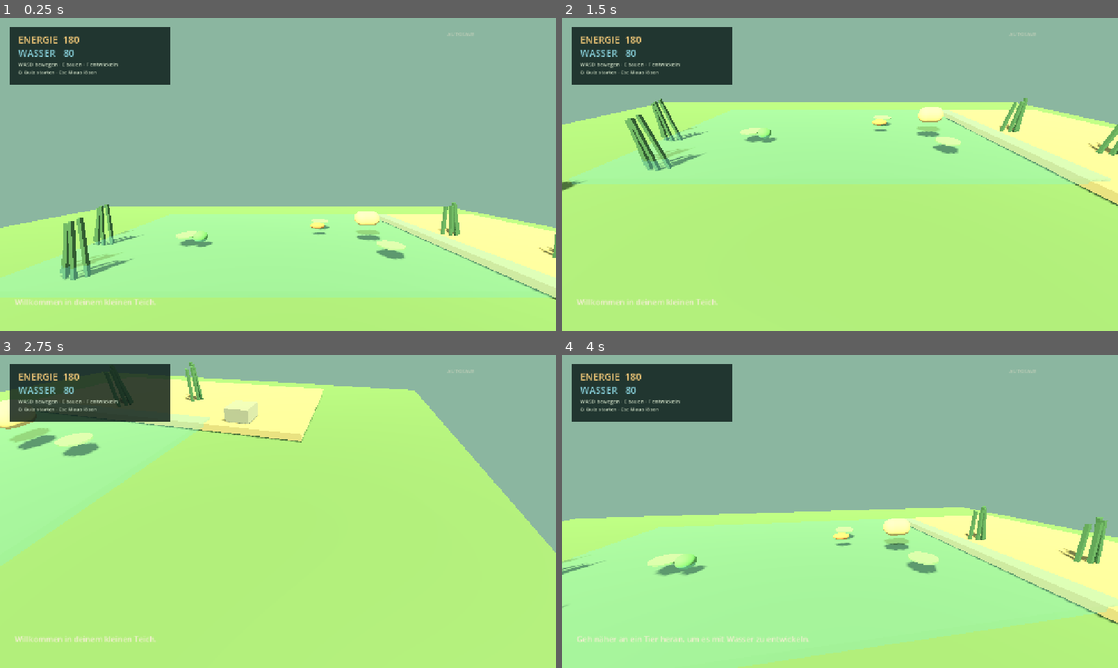
Above: before the commit, frames 1-4 (two rows, left to right).
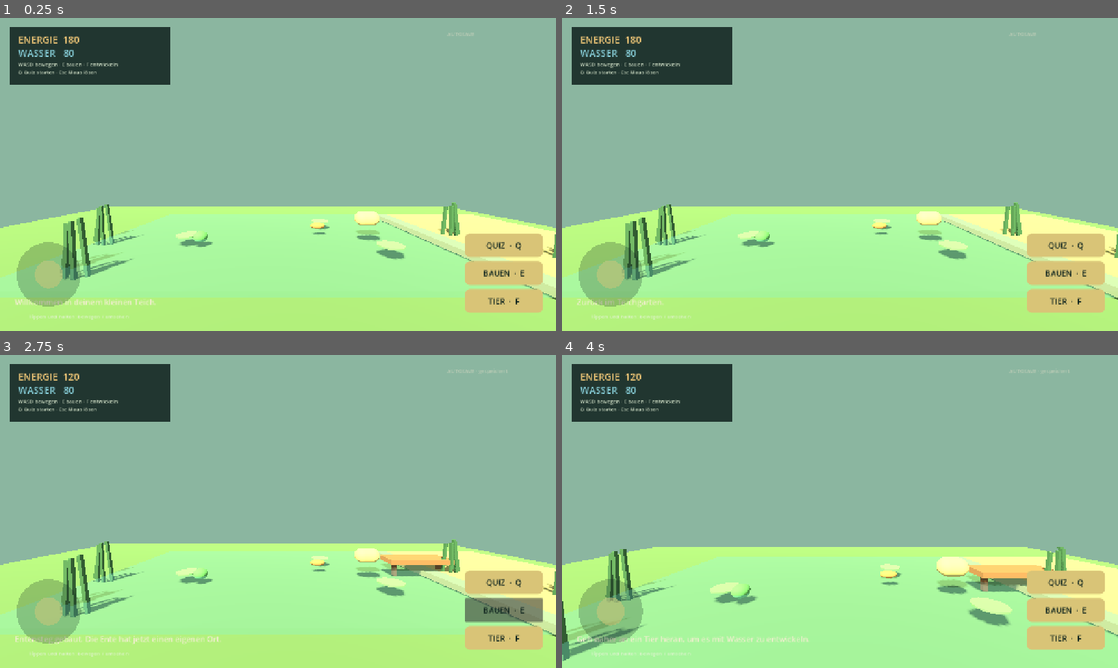
Above: after the commit, the same moments.

Repository: makopipokam/manualai.org
Game: Godot game, scene res://main.tscn
Same seed, same stepped clock (60 frames per second), same inputs: the game is played once before the commit and once after it.
Inputs (mouse positions are in pixels of both pictures, inside the frame that each line leads up to):
- Up to frame 1 (0.25 s): no input
- Up to frame 2 (1.5 s): click (1067, 246) at 0.5 s, where only the run after the commit has a clickable "QUIZ · Q"; click (840, 230) at 1.25 s, where only the run after the commit has a clickable "Zurück zum Teich"
- Up to frame 3 (2.75 s): click (505, 611) at 2 s, where only the run after the commit has a clickable "BAUEN · E"
- Up to frame 4 (4 s): click (1067, 636) at 2.75 s, where only the run after the commit has a clickable "TIER · F"; tap Enter at 3.5 s; move the mouse to (867, 511) at 3.52 s; hold W (forward) from 3.53 s (still down); tap F (feed) at 3.6 s

The runs differ from the first frame. In frame 1, 5.1% of the frame differs, in the area x 3-98%, y 68-97%; in frame 2, 58%; in frame 3, 67%, in the area x 0-100%, y 2-97%; in frame 4, 30%.

Commit message:
Make the pond prototype mobile first

Diff:
--- a/godot/pwnd-prototype/scripts/main.gd
+++ b/godot/pwnd-prototype/scripts/main.gd
@@ -3,6 +3,7 @@
 const PlayerScript = preload("res://scripts/player.gd")
 const AnimalScript = preload("res://scripts/animal.gd")
 const QuizPanelScript = preload("res://scripts/quiz_panel.gd")
+const MobileControlsScript = preload("res://scripts/mobile_controls.gd")
 const SAVE_PATH := "user://pwnd_save.json"
 var player: PwndPlayer
 var animals: Array[PwndAnimal] = []
@@ -13,6 +14,7 @@
 var hud_water: Label
 var message: Label
 var quiz_panel: PwndQuizPanel
+var mobile_controls: PwndMobileControls
 var save_hint: Label
 
 func _ready() -> void:
@@ -132,9 +134,15 @@
 	message.size = Vector2(900, 40)
 	message.autowrap_mode = TextServer.AUTOWRAP_WORD_SMART
 	save_hint = _label(layer, Vector2(1030, 28), "AUTOSAVE", 12, Color("#b9cbb5"))
+	mobile_controls = MobileControlsScript.new()
+	layer.add_child(mobile_controls)
+	mobile_controls.move_changed.connect(player.set_mobile_move)
+	mobile_controls.look_changed.connect(player.apply_touch_look)
+	mobile_controls.action_pressed.connect(_on_mobile_action)
 	quiz_panel = QuizPanelScript.new()
 	layer.add_child(quiz_panel)
 	quiz_panel.completed.connect(_on_quiz_completed)
+	quiz_panel.closed.connect(_on_quiz_closed)
 
 func _label(parent: Node, position: Vector2, text: String, size: int, color: Color) -> Label:
 	var label := Label.new()
@@ -155,9 +163,28 @@
 
 func _open_quiz() -> void:
 	quiz_panel.open_quiz()
+	mobile_controls.hide()
 	player.set_physics_process(false)
 	Input.mouse_mode = Input.MOUSE_MODE_VISIBLE
 	_update_hud("Quiz geöffnet. Wähle eine Antwort.")
+
+func _on_mobile_action(action: String) -> void:
+	if quiz_panel.visible:
+		return
+	match action:
+		"quiz":
+			_open_quiz()
+		"build":
+			_build_dock()
+		"develop":
+			_upgrade_nearest_animal()
+
+func _on_quiz_closed() -> void:
+	player.set_physics_process(true)
+	mobile_controls.show()
+	if not DisplayServer.is_touchscreen_available():
+		Input.mouse_mode = Input.MOUSE_MODE_CAPTURED
+	_update_hud("Zurück im Teichgarten.")
 
 func _on_quiz_completed(correct: bool, _feedback: String) -> void:
 	if correct:
--- /dev/null
+++ b/godot/pwnd-prototype/scripts/mobile_controls.gd
@@ -0,0 +1,111 @@
+class_name PwndMobileControls
+extends Control
+
+signal move_changed(value: Vector2)
+signal look_changed(delta: Vector2)
+signal action_pressed(action: String)
+
+var joystick_center := Vector2.ZERO
+var joystick_radius := 74.0
+var joystick_knob := Vector2.ZERO
+var joystick_touch := -1
+var look_touch := -1
+var last_look_position := Vector2.ZERO
+var action_buttons: Array[Button] = []
+
+func _ready() -> void:
+	set_anchors_and_offsets_preset(Control.PRESET_FULL_RECT)
+	mouse_filter = Control.MOUSE_FILTER_STOP
+	_build_action_buttons()
+	queue_redraw()
+
+func _notification(what: int) -> void:
+	if what == NOTIFICATION_RESIZED:
+		queue_redraw()
+
+func _build_action_buttons() -> void:
+	var column := VBoxContainer.new()
+	column.set_anchors_preset(Control.PRESET_BOTTOM_RIGHT)
+	column.position = Vector2(-210, -224)
+	column.size = Vector2(180, 204)
+	column.add_theme_constant_override("separation", 10)
+	add_child(column)
+	_add_action_button(column, "QUIZ  ·  Q", "quiz")
+	_add_action_button(column, "BAUEN  ·  E", "build")
+	_add_action_button(column, "TIER  ·  F", "develop")
+	var hint := Label.new()
+	hint.text = "Tippen und halten: bewegen / umsehen"
+	hint.horizontal_alignment = HORIZONTAL_ALIGNMENT_CENTER
+	hint.add_theme_font_size_override("font_size", 12)
+	hint.add_theme_color_override("font_color", Color(0.9, 0.95, 0.84, 0.82))
+	hint.set_anchors_preset(Control.PRESET_BOTTOM_LEFT)
+	hint.position = Vector2(28, -42)
+	hint.size = Vector2(260, 28)
+	add_child(hint)
+
+func _add_action_button(parent: Container, text: String, action: String) -> void:
+	var button := Button.new()
+	button.text = text
+	button.custom_minimum_size = Vector2(180, 54)
+	button.add_theme_font_size_override("font_size", 18)
+	button.add_theme_color_override("font_color", Color("#10251f"))
+	button.add_theme_color_override("font_hover_color", Color("#10251f"))
+	button.add_theme_stylebox_override("normal", _button_style(Color("#d9c477")))
+	button.add_theme_stylebox_override("pressed", _button_style(Color("#9dbb83")))
+	button.pressed.connect(action_pressed.emit.bind(action))
+	parent.add_child(button)
+	action_buttons.append(button)
+
+func _button_style(color: Color) -> StyleBoxFlat:
+	var style := StyleBoxFlat.new()
+	style.bg_color = color
+	style.set_corner_radius_all(12)
+	style.content_margin_left = 14
+	style.content_margin_right = 14
+	return style
+
+func _gui_input(event: InputEvent) -> void:
+	if event is InputEventScreenTouch:
+		_handle_touch(event)
+	elif event is InputEventScreenDrag:
+		_handle_drag(event)
+
+func _handle_touch(event: InputEventScreenTouch) -> void:
+	var width := size.x
+	if event.pressed:
+		if event.position.x < width * 0.46 and event.position.y > size.y * 0.48 and joystick_touch == -1:
+			joystick_touch = event.index
+			joystick_center = event.position
+			joystick_knob = event.position
+			queue_redraw()
+		elif event.position.x > width * 0.48 and look_touch == -1:
+			look_touch = event.index
+			last_look_position = event.position
+	else:
+		if event.index == joystick_touch:
+			joystick_touch = -1
+			joystick_knob = joystick_center
+			move_changed.emit(Vector2.ZERO)
+			queue_redraw()
+		if event.index == look_touch:
+			look_touch = -1
+
+func _handle_drag(event: InputEventScreenDrag) -> void:
+	if event.index == joystick_touch:
+		var offset := event.position - joystick_center
+		joystick_knob = joystick_center + offset.limit_length(joystick_radius)
+		move_changed.emit((joystick_knob - joystick_center) / joystick_radius)
+		queue_redraw()
+	elif event.index == look_touch:
+		look_changed.emit(event.relative)
+		last_look_position = event.position
+
+func _draw() -> void:
+	var center := Vector2(112, size.y - 130)
+	if joystick_touch != -1:
+		center = joystick_center
+		draw_circle(center, joystick_radius, Color(0.05, 0.13, 0.11, 0.40))
+		draw_circle(joystick_knob, 32, Color(0.84, 0.78, 0.47, 0.82))
+	else:
+		draw_circle(center, joystick_radius, Color(0.05, 0.13, 0.11, 0.24))
+		draw_circle(center, 32, Color(0.84, 0.78, 0.47, 0.48))
--- a/godot/pwnd-prototype/scripts/player.gd
+++ b/godot/pwnd-prototype/scripts/player.gd
@@ -7,6 +7,7 @@
 var camera: Camera3D
 var pitch := -0.18
 var pond_root: Node3D
+var mobile_move := Vector2.ZERO
 
 func setup(world: Node3D) -> void:
 	pond_root = world
@@ -15,18 +16,25 @@
 	camera.position = Vector3(0, 1.58, 0)
 	camera.current = true
 	add_child(camera)
-	Input.mouse_mode = Input.MOUSE_MODE_CAPTURED
+	if not DisplayServer.is_touchscreen_available():
+		Input.mouse_mode = Input.MOUSE_MODE_CAPTURED
+
+func set_mobile_move(value: Vector2) -> void:
+	mobile_move = value.limit_length(1.0)
+
+func apply_touch_look(delta: Vector2) -> void:
+	rotate_y(-delta.x * mouse_sensitivity)
+	pitch = clamp(pitch - delta.y * mouse_sensitivity, -1.2, 1.0)
+	camera.rotation.x = pitch
 
 func _unhandled_input(event: InputEvent) -> void:
 	if event is InputEventMouseMotion and Input.mouse_mode == Input.MOUSE_MODE_CAPTURED:
-		rotate_y(-event.relative.x * mouse_sensitivity)
-		pitch = clamp(pitch - event.relative.y * mouse_sensitivity, -1.2, 1.0)
-		camera.rotation.x = pitch
+		apply_touch_look(event.relative)
 	if event.is_action_pressed("ui_cancel"):
 		Input.mouse_mode = Input.MOUSE_MODE_VISIBLE if Input.mouse_mode == Input.MOUSE_MODE_CAPTURED else Input.MOUSE_MODE_CAPTURED
 
 func _physics_process(_delta: float) -> void:
-	var input_vec := Input.get_vector("left", "right", "forward", "back")
+	var input_vec := mobile_move if mobile_move.length() > 0.05 else Input.get_vector("left", "right", "forward", "back")
 	var direction := (transform.basis * Vector3(input_vec.x, 0, input_vec.y)).normalized()
 	var in_water := global_position.z < 1.2 and global_position.z > -2.8 and global_position.x > -5.5 and global_position.x < 5.5
 	var speed := water_speed if in_water else walk_speed
--- a/godot/pwnd-prototype/scripts/quiz_panel.gd
+++ b/godot/pwnd-prototype/scripts/quiz_panel.gd
@@ -2,6 +2,7 @@
 extends Control
 
 signal completed(correct: bool, prompt: String)
+signal closed
 
 var questions: Array[Dictionary] = [
 	{"question": "Welcher Faktor hilft einem Teich besonders, klares Wasser zu behalten?", "options": ["Ein ausgewogenes Pflanzenwachstum", "Nur Beton am Ufer", "Alle Tiere entfernen"], "answer": 0},
@@ -13,6 +14,7 @@
 var feedback_label: Label
 var answer_buttons: Array[Button] = []
 var next_button: Button
+var close_button: Button
 var answered := false
 
 func _ready() -> void:
@@ -27,51 +29,69 @@
 	shade.set_anchors_and_offsets_preset(Control.PRESET_FULL_RECT)
 	add_child(shade)
 	var panel := PanelContainer.new()
-	panel.custom_minimum_size = Vector2(680, 360)
-	panel.set_anchors_preset(Control.PRESET_CENTER)
-	panel.position -= Vector2(340, 180)
+	panel.anchor_left = 0.05
+	panel.anchor_top = 0.10
+	panel.anchor_right = 0.95
+	panel.anchor_bottom = 0.90
+	panel.offset_left = 0
+	panel.offset_top = 0
+	panel.offset_right = 0
+	panel.offset_bottom = 0
 	panel.add_theme_stylebox_override("panel", _panel_style())
 	add_child(panel)
 	var margin := MarginContainer.new()
-	margin.add_theme_constant_override("margin_left", 34)
-	margin.add_theme_constant_override("margin_right", 34)
-	margin.add_theme_constant_override("margin_top", 28)
-	margin.add_theme_constant_override("margin_bottom", 28)
+	margin.add_theme_constant_override("margin_left", 24)
+	margin.add_theme_constant_override("margin_right", 24)
+	margin.add_theme_constant_override("margin_top", 20)
+	margin.add_theme_constant_override("margin_bottom", 20)
 	panel.add_child(margin)
 	var column := VBoxContainer.new()
-	column.add_theme_constant_override("separation", 14)
+	column.add_theme_constant_override("separation", 10)
 	margin.add_child(column)
 	var title := Label.new()
 	title.text = "FREIES QUIZZEN"
-	title.add_theme_font_size_override("font_size", 28)
+	title.add_theme_font_size_override("font_size", 26)
 	title.add_theme_color_override("font_color", Color("#f2c978"))
 	column.add_child(title)
 	question_label = Label.new()
-	question_label.custom_minimum_size = Vector2(0, 68)
+	question_label.custom_minimum_size = Vector2(0, 74)
 	question_label.autowrap_mode = TextServer.AUTOWRAP_WORD_SMART
 	question_label.add_theme_font_size_override("font_size", 20)
 	question_label.add_theme_color_override("font_color", Color("#f1edcf"))
 	column.add_child(question_label)
 	for index in range(3):
 		var button := Button.new()
-		button.custom_minimum_size = Vector2(0, 42)
+		button.custom_minimum_size = Vector2(0, 52)
 		button.add_theme_font_size_override("font_size", 16)
 		button.pressed.connect(_answer.bind(index))
 		column.add_child(button)
 		answer_buttons.append(button)
 	feedback_label = Label.new()
-	feedback_label.custom_minimum_size = Vector2(0, 30)
+	feedback_label.custom_minimum_size = Vector2(0, 42)
+	feedback_label.autowrap_mode = TextServer.AUTOWRAP_WORD_SMART
 	feedback_label.add_theme_font_size_override("font_size", 16)
 	column.add_child(feedback_label)
+	var actions := HBoxContainer.new()
+	actions.add_theme_constant_override("separation", 10)
+	column.add_child(actions)
 	next_button = Button.new()
 	next_button.text = "Nächste Frage"
-	next_button.custom_minimum_size = Vector2(0, 42)
+	next_button.custom_minimum_size = Vector2(0, 48)
+	next_button.size_flags_horizontal = Control.SIZE_EXPAND_FILL
 	next_button.add_theme_font_size_override("font_size", 16)
 	next_button.pressed.connect(_next_question)
 	next_button.hide()
-	column.add_child(next_button)
+	actions.add_child(next_button)
+	close_button = Button.new()
+	close_button.text = "Zurück zum Teich"
+	close_button.custom_minimum_size = Vector2(0, 48)
+	close_button.size_flags_horizontal = Control.SIZE_EXPAND_FILL
+	close_button.add_theme_font_size_override("font_size", 16)
+	close_button.pressed.connect(_close_quiz)
+	actions.add_child(close_button)
 	var hint := Label.new()
 	hint.text = "Beantworte Fragen, um Energie und Wasser für deinen Teich zu gewinnen."
+	hint.autowrap_mode = TextServer.AUTOWRAP_WORD_SMART
 	hint.add_theme_font_size_override("font_size", 12)
 	hint.add_theme_color_override("font_color", Color("#b9cbb5"))
 	column.add_child(hint)
@@ -121,3 +141,7 @@
 
 func _next_question() -> void:
 	_render_question()
+
+func _close_quiz() -> void:
+	hide()
+	closed.emit()
Not shown, added: godot/pwnd-prototype/scripts/mobile_controls.gd.uid
Not shown, changed: godot/pwnd-prototype/README.md
Not shown, changed: godot/pwnd-prototype/ROADMAP.md
